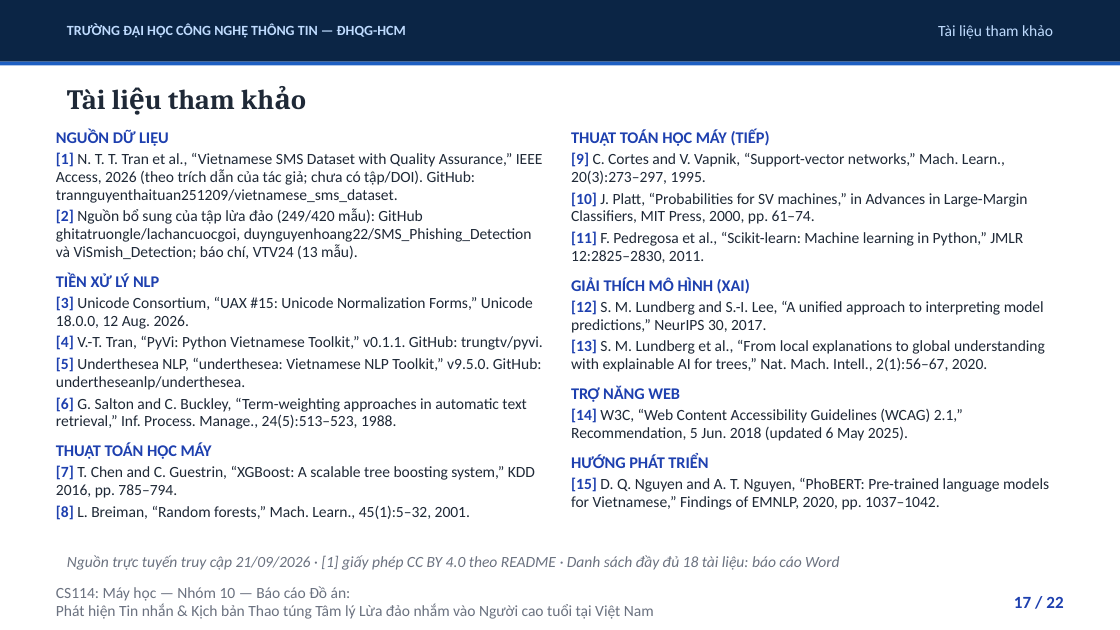
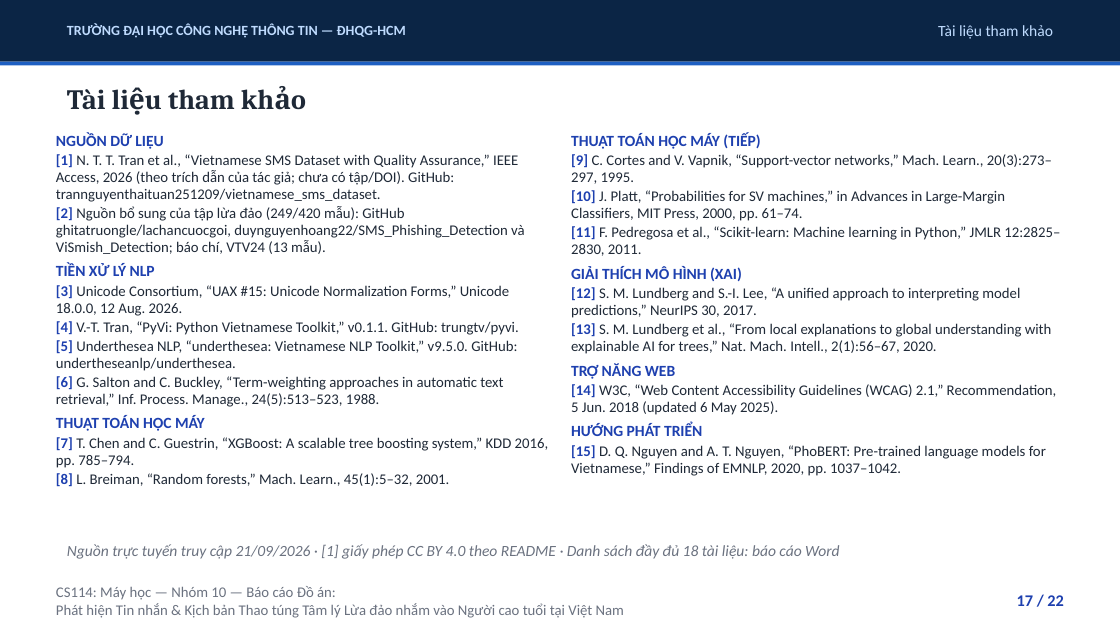
Before and after one commit to uit-25730067-chithanh/CS114-Team10-Elderly-Scam-Detection, a slide deck: slide 17 of draft/scam-detection/reports/slides/phase09_presentation.pptx. Drawn at 1120x630 pixels with LibreOffice and Linux fonts; fonts in the diff are those of the drawing. Boxes give left, top, right and bottom in pixels: in the first picture for what was removed or moved away, otherwise in the second. Text is boxed around its words. In the diff, an @@ line names an element or a change of style, - is before the commit and + after.

```diff
--- a/draft/scam-detection/reports/slides/phase09_presentation.pptx
+++ b/draft/scam-detection/reports/slides/phase09_presentation.pptx
@@ text "NGUỒN DỮ LIỆU" at box(56, 133, 549, 486): size 10.5 to 10 pt in "NGUỒN DỮ LIỆU", "TIỀN XỬ LÝ NLP", "THUẬT TOÁN HỌC MÁY"; size 10 to 9.5 pt; less space between paragraphs @@
@@ text "THUẬT TOÁN HỌC MÁY (TIẾP)" at box(571, 133, 1060, 476): size 10.5 to 10 pt in "THUẬT TOÁN HỌC MÁY (TIẾP)", "GIẢI THÍCH MÔ HÌNH (XAI)", "TRỢ NĂNG WEB", "HƯỚNG PHÁT TRIỂN"; size 10 to 9.5 pt; less space between paragraphs @@
@@ text "Nguồn trực tuyến truy cập ...": place and size @@
-text "Nguồn trực tuyến truy cập ..." at box(67, 555, 839, 570)
+text "Nguồn trực tuyến truy cập ..." at box(67, 544, 839, 559)
@@ text "CS114: Máy học — Nhóm ..." at box(56, 586, 624, 618): size 10 to 9.5 pt @@
@@ text "17 / 22" at box(1017, 595, 1063, 606): size 11 to 10.5 pt @@
```
Also in this commit, not shown: 14 other slides changed, 3 other files.
